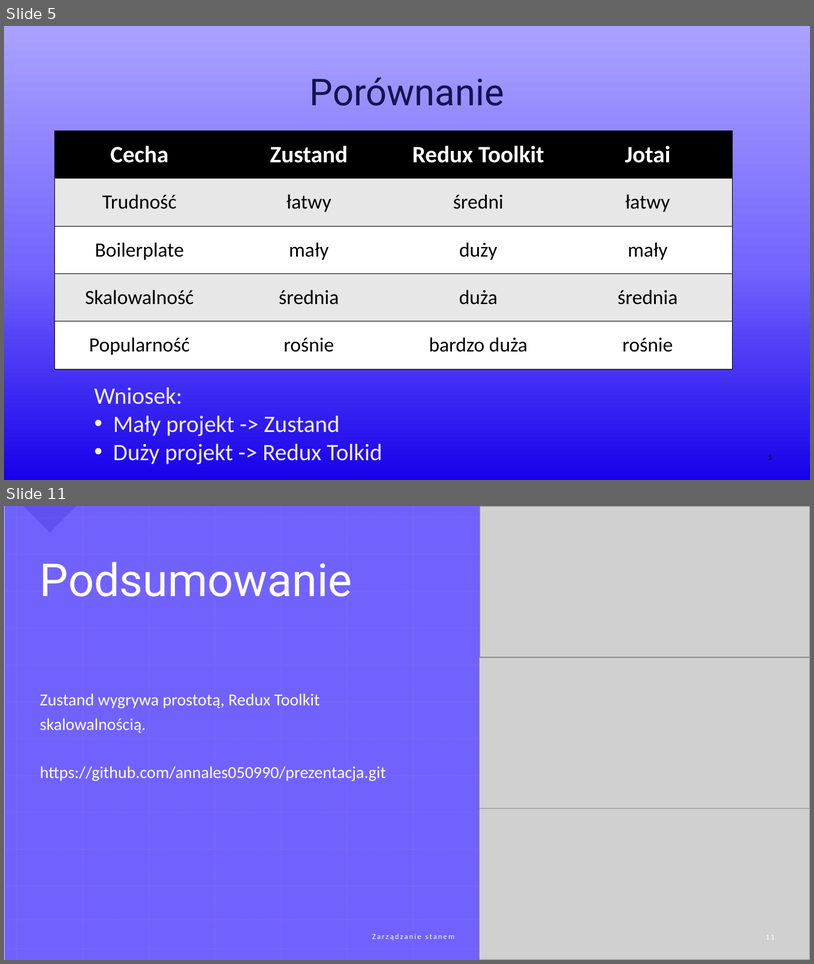
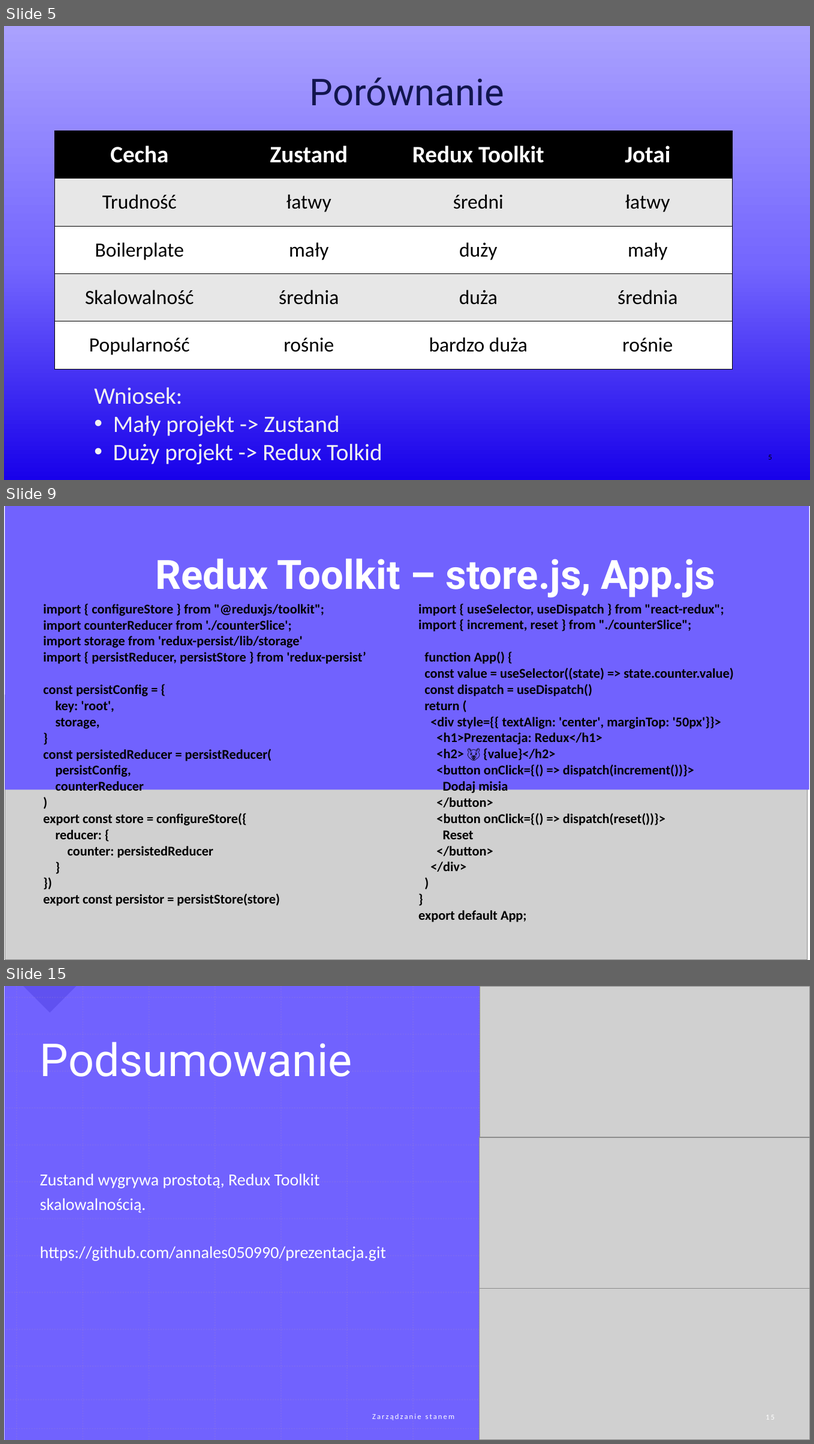
Before and after one commit to annales050990/prezentacja, a slide deck: Zarządzanie stanem Anna Leś.pptx. Shown one above the other, each under a label of ours: slides 5 and 11 before the commit, slides 5, 9 and 15 after it; the slides between them are not shown. The pictures are 814x964 and 814x1444 pixels, drawn with LibreOffice and Linux fonts; fonts in the diff are those of the drawing; grey boxes stand for pictures. Boxes give left, top, right and bottom in pixels: in the first picture for what was removed or moved away, otherwise in the second. Text is boxed around its words. In the diff, an @@ line names an element or a change of style, - is before the commit and + after.

```diff
--- a/Zarządzanie stanem Anna Leś.pptx
+++ b/Zarządzanie stanem Anna Leś.pptx
@@ slide 9 added at box(4, 506, 810, 960), background #FFFFFF @@
@@ title added at box(5, 506, 810, 790), fill #7162FE, 48 pt, text #FFFFFF, bold @@
+Redux Toolkit – store.js, App.js
@@ text added at box(43, 604, 366, 906), 16 pt, text #000000, bold @@
+import { configureStore } from "@reduxjs/toolkit";
+import counterReducer from './counterSlice';
+import storage from 'redux-persist/lib/storage'
+import { persistReducer, persistStore } from 'redux-persist’
+const persistConfig = {
+key: 'root',
+storage,
+}
+const persistedReducer = persistReducer(
+persistConfig,
+counterReducer
+)
+export const store = configureStore({
+reducer: {
+counter: persistedReducer
+}
+})
+export const persistor = persistStore(store)
@@ text added at box(419, 604, 734, 922), 16 pt, text #000000, bold @@
+import { useSelector, useDispatch } from "react-redux";
+import { increment, reset } from "./counterSlice";
+function App() {
+const value = useSelector((state) => state.counter.value)
+const dispatch = useDispatch()
+return (
+<div style={{ textAlign: 'center', marginTop: '50px'}}>
+<h1>Prezentacja: Redux</h1>
+<h2> 🐻 {value}</h2>
+<button onClick={() => dispatch(increment())}>
+Dodaj misia
+</button>
+<button onClick={() => dispatch(reset())}>
+Reset
+</button>
+</div>
+)
+}
+export default App;
@@ picture added at box(5, 695, 808, 960) @@
@@ what was slide 11 is now slide 15 @@
```
Also in this commit, not shown: 4 slides changed, 5 other slides added, 2 slides removed, 1 other file.
